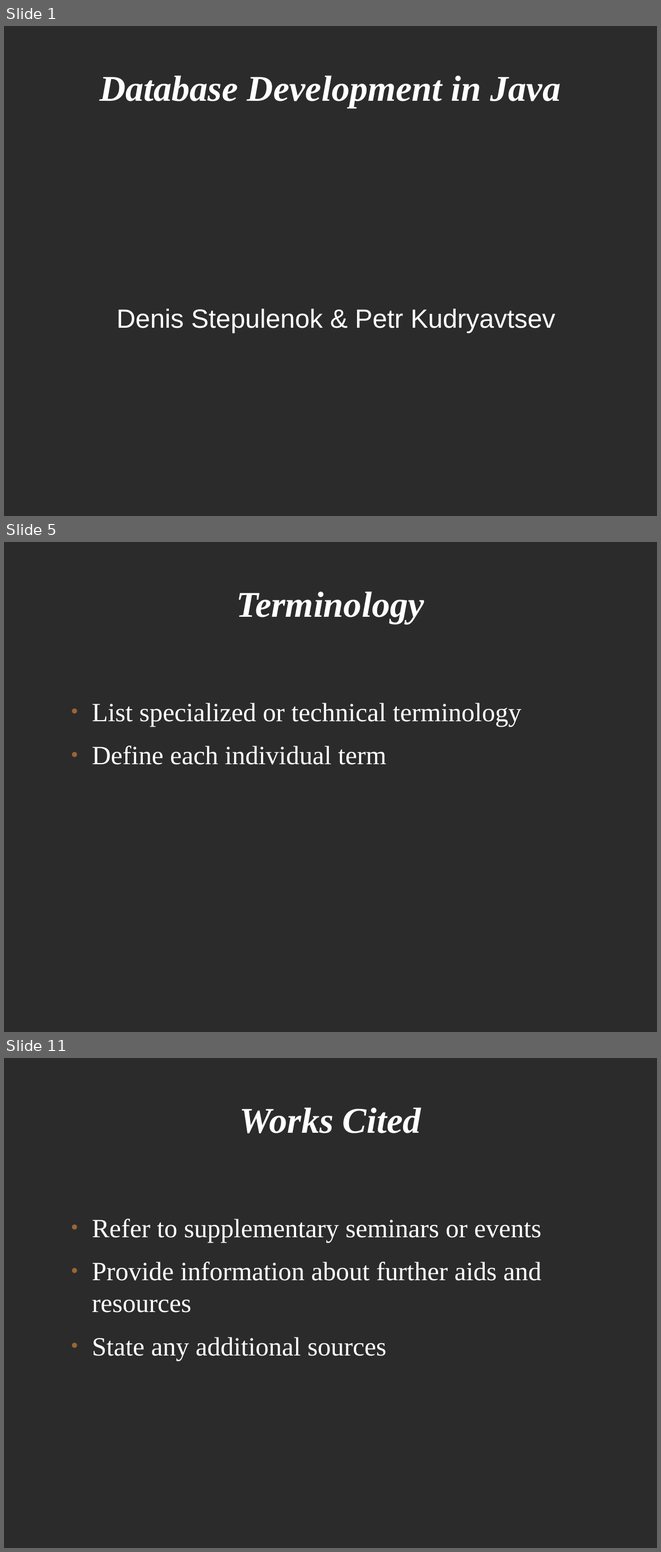
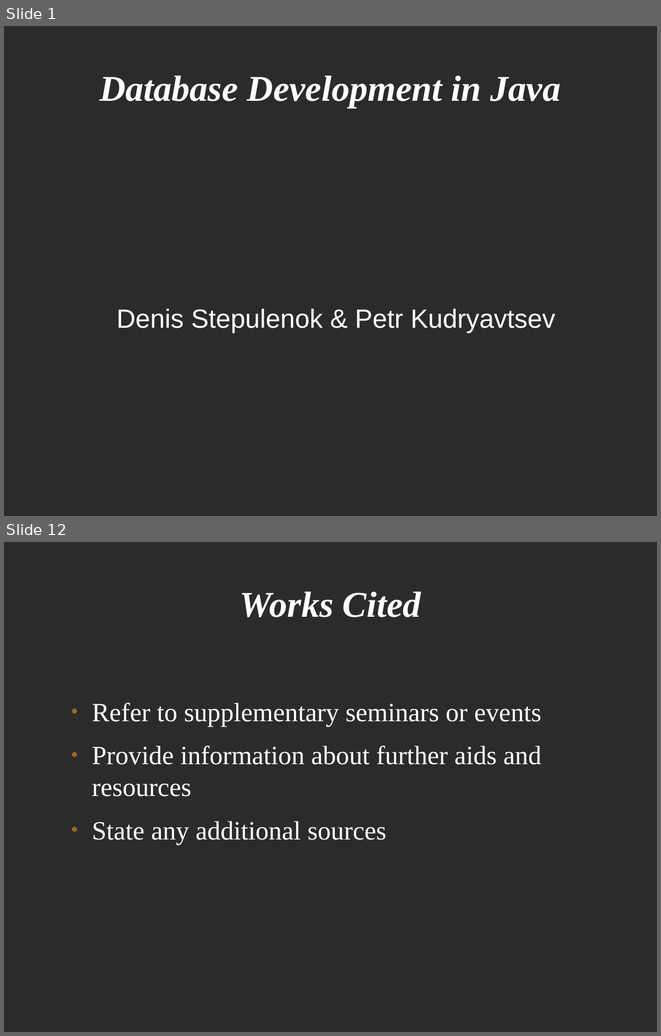
Before and after one commit to levelp/java, a slide deck: Java Databases.odp. Shown one above the other, each under a label of ours: slides 1, 5 and 11 before the commit, slides 1 and 12 after it; the slides between them are not shown. The pictures are 661x1552 and 661x1036 pixels, drawn with LibreOffice and Linux fonts; fonts in the diff are those of the drawing; background and template pictures are left out; a plain dark background stands for a picture behind light text. Boxes give left, top, right and bottom in pixels: in the first picture for what was removed or moved away, otherwise in the second. Text is boxed around its words. In the diff, an @@ line names an element or a change of style, - is before the commit and + after.

```diff
--- a/Java Databases.odp
+++ b/Java Databases.odp
@@ slide 5 removed at [4,542,657,1032], background picture (left out) @@
@@ title removed at [237,591,424,624] @@
-Terminology
@@ text removed at [92,703,522,765] @@
-● List specialized or technical terminology
-● Define each individual term
@@ what was slide 11 is now slide 12 @@
```
Also in this commit, not shown: 10 slides added, 8 other slides removed, 1 other file.
